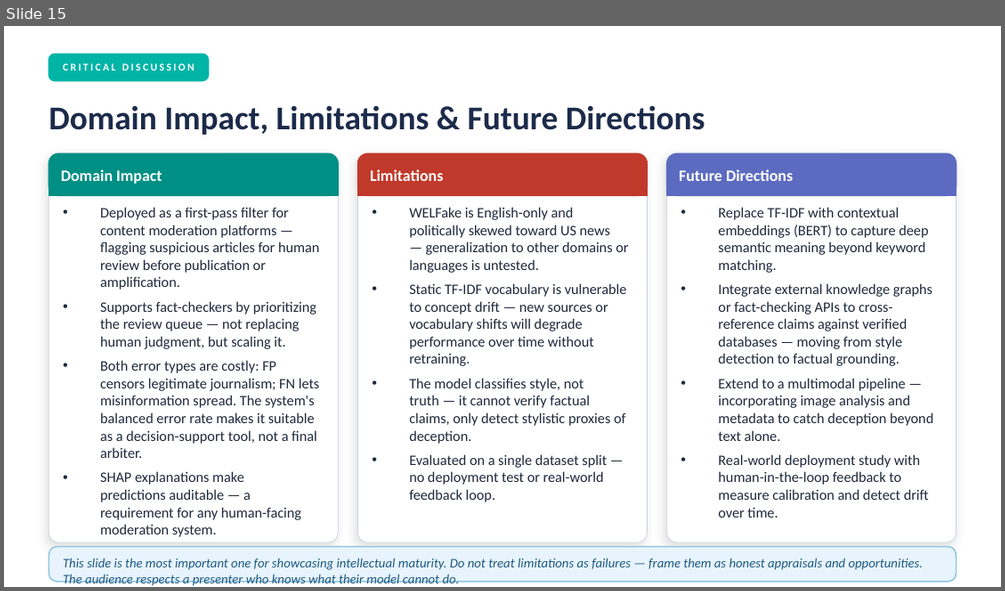
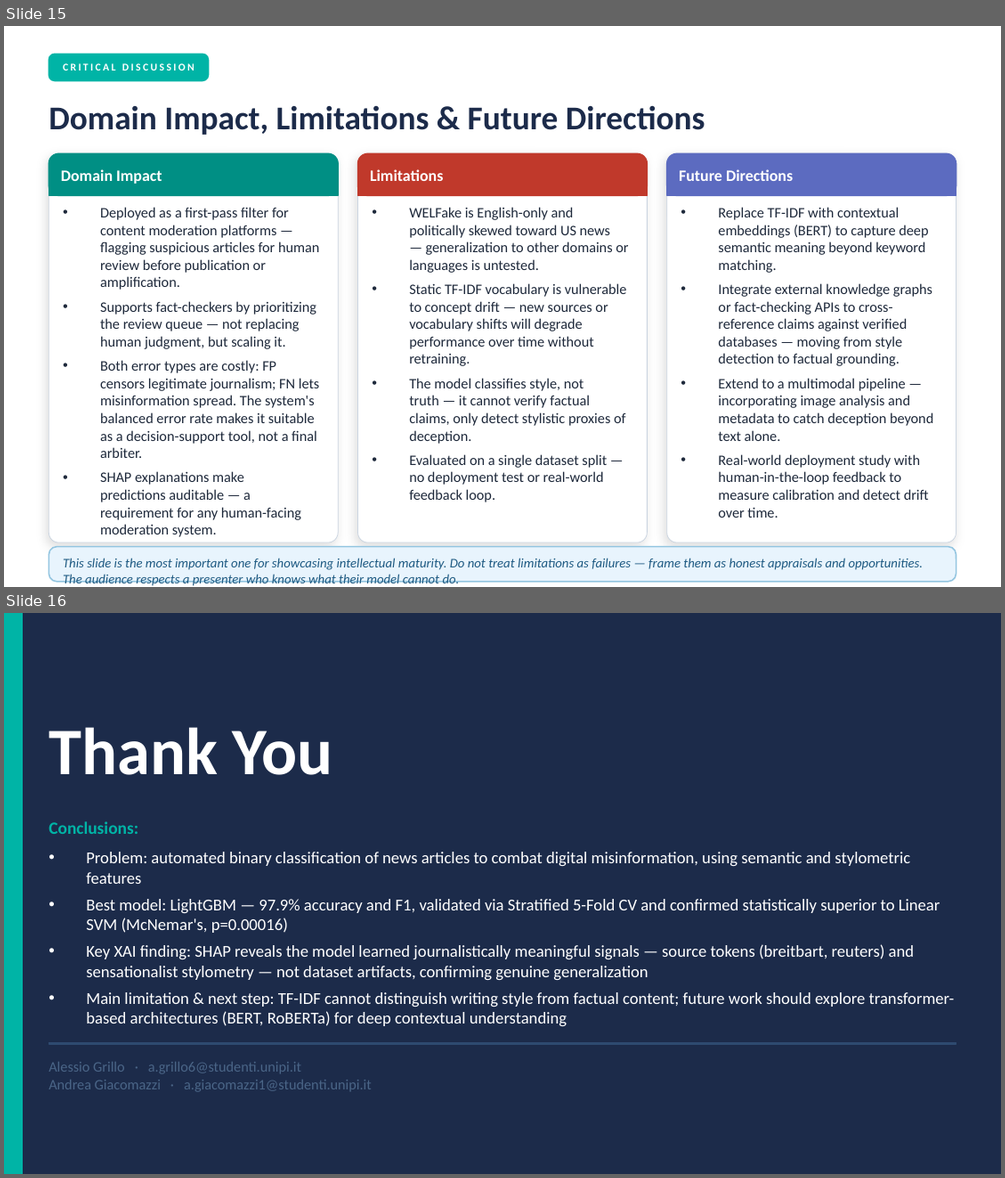
Before and after one commit to jackomazi/data-mining-and-machine-learning-project, a slide deck: project_presentation_template.pptx. Shown one above the other, each under a label of ours: slide 15 before the commit, slides 15 and 16 after it. The pictures are 1005x591 and 1005x1178 pixels, drawn with LibreOffice and Linux fonts; fonts in the diff are those of the drawing. Boxes give left, top, right and bottom in pixels: in the first picture for what was removed or moved away, otherwise in the second. Text is boxed around its words. In the diff, an @@ line names an element or a change of style, - is before the commit and + after.

```diff
--- a/project_presentation_template.pptx
+++ b/project_presentation_template.pptx
@@ slide 16 added at [4,613,1001,1174], background #1C2B4A @@
@@ rectangle added at [4,613,22,1173], fill #00B4A6, outline #00B4A6 1 pt @@
@@ text added at [48,727,333,775], 48 pt, text #FFFFFF, bold @@
+Thank You
@@ text added at [48,821,138,834], 12.5 pt, text #00B4A6, bold @@
+Conclusions:
@@ text added at [86,852,955,1006], 12 pt, text #FFFFFF @@
+• Problem: automated binary classification of news articles to combat digital misinformation, using semantic and stylometric features
+• Best model: LightGBM — 97.9% accuracy and F1, validated via Stratified 5-Fold CV and confirmed statistically superior to Linear SVM (McNemar's, p=0.00016)
+• Key XAI finding: SHAP reveals the model learned journalistically meaningful signals — source tokens (breitbart, reuters) and sensationalist stylometry — not dataset artifacts, confirming genuine generalization
+• Main limitation & next step: TF-IDF cannot distinguish writing style from factual content; future work should explore transformer-based architectures (BERT, RoBERTa) for deep contextual understanding
@@ rectangle added at [48,1043,956,1044], fill #2E4A70, outline #2E4A70 1 pt @@
@@ text added at [48,1062,372,1092], 10.5 pt, text #4A6587 @@
+Alessio Grillo · a.grillo6@studenti.unipi.it
+Andrea Giacomazzi · a.giacomazzi1@studenti.unipi.it
```
Also in this commit, not shown: 2 slides changed, 2 other slides added, 3 slides removed, 3 other files.
